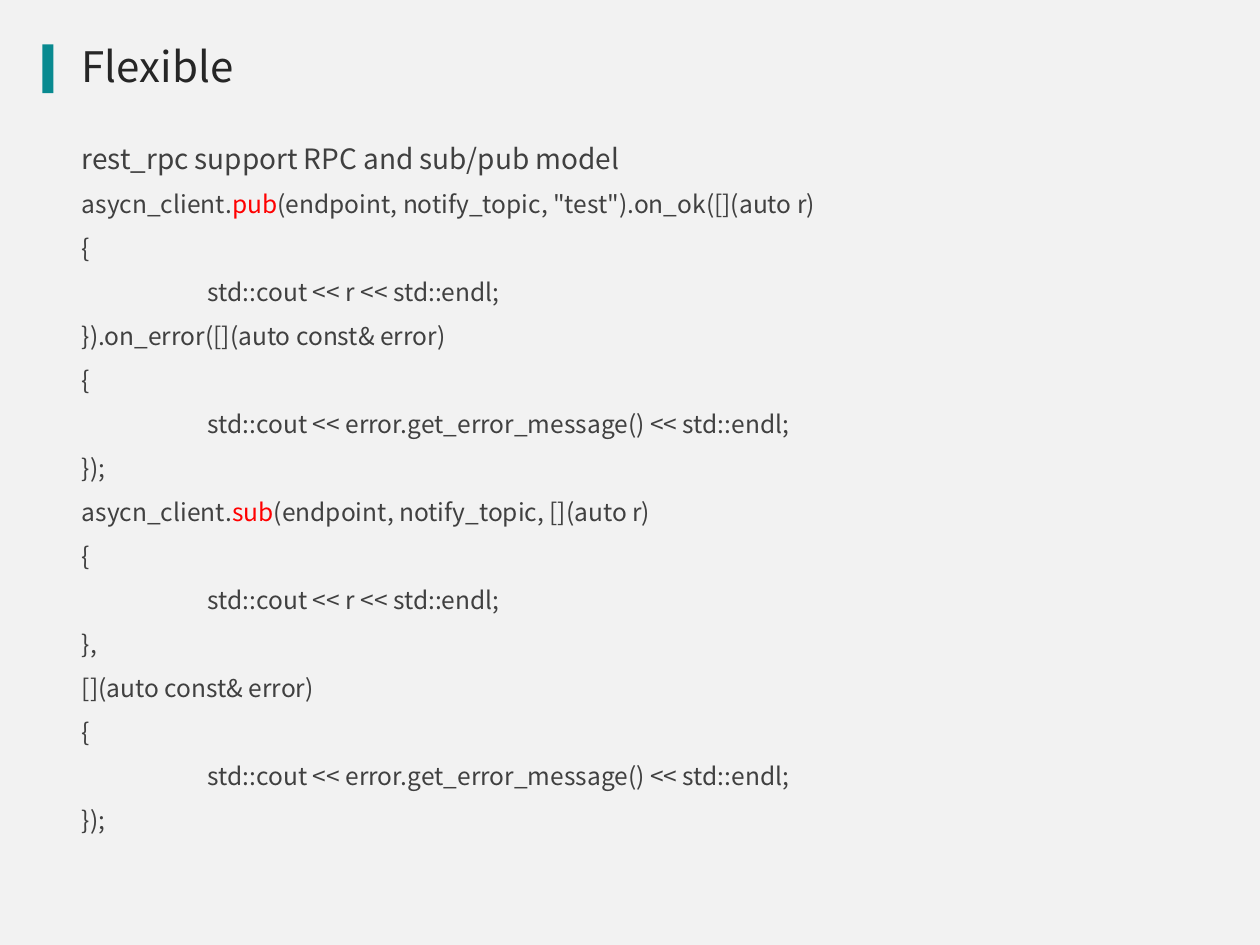
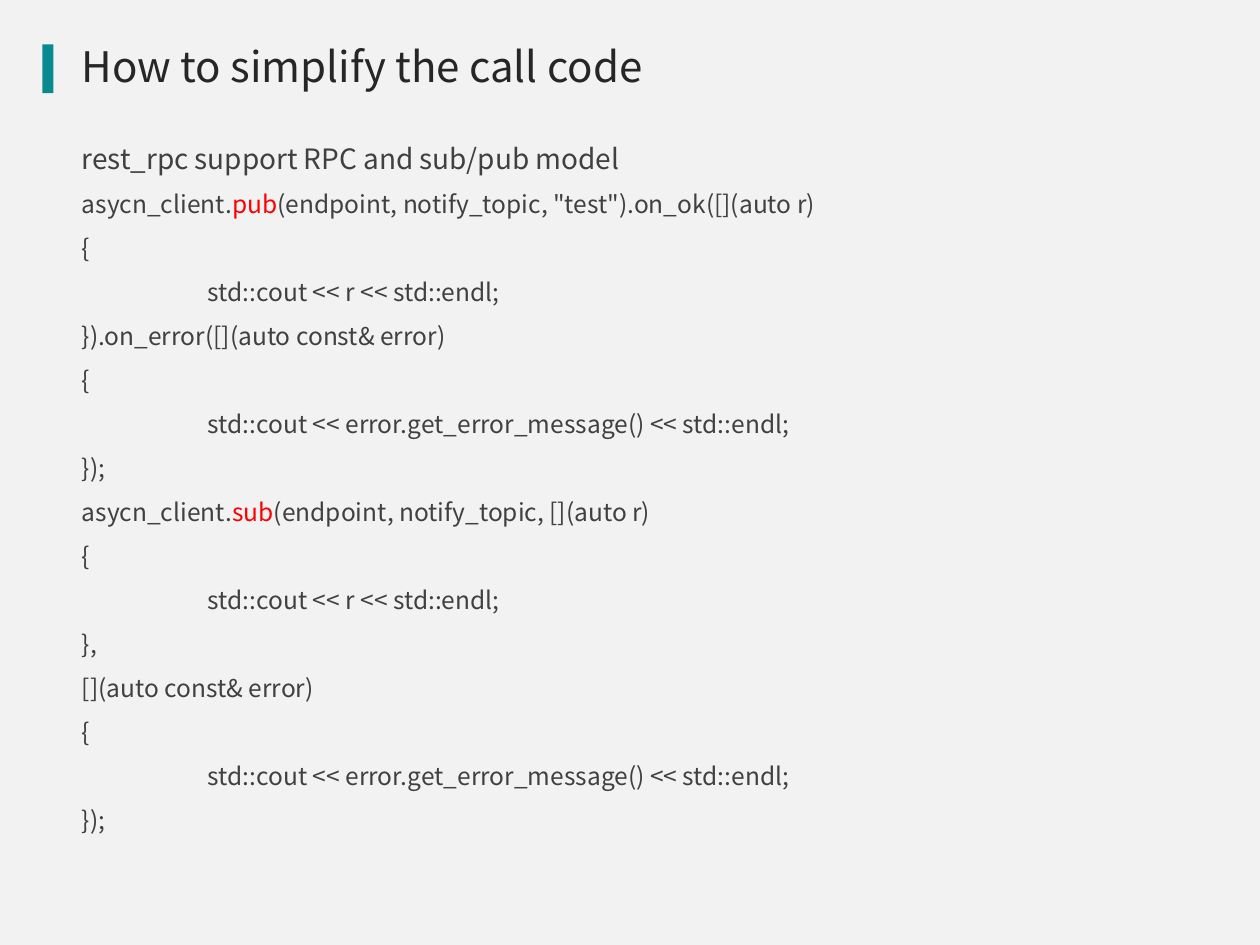
Before and after one commit to qicosmos/cppnow2017-ppt, a slide deck: slide 25 of An easy to use RPC framework implemented by c++11 and c++14.pptx (slide 20 before the commit). Drawn at 1260x945 pixels with LibreOffice and Linux fonts; fonts in the diff are those of the drawing; background and template pictures are left out. Boxes give left, top, right and bottom in pixels: in the first picture for what was removed or moved away, otherwise in the second. Text is boxed around its words. In the diff, an @@ line names an element or a change of style, - is before the commit and + after.

```diff
--- a/An easy to use RPC framework implemented by c++11 and c++14.pptx
+++ b/An easy to use RPC framework implemented by c++11 and c++14.pptx
@@ title at box(82, 48, 642, 92): text changed @@
-Flexible
+How to simplify the call code
```
Also in this commit, not shown: 4 other slides changed, 5 slides added.
